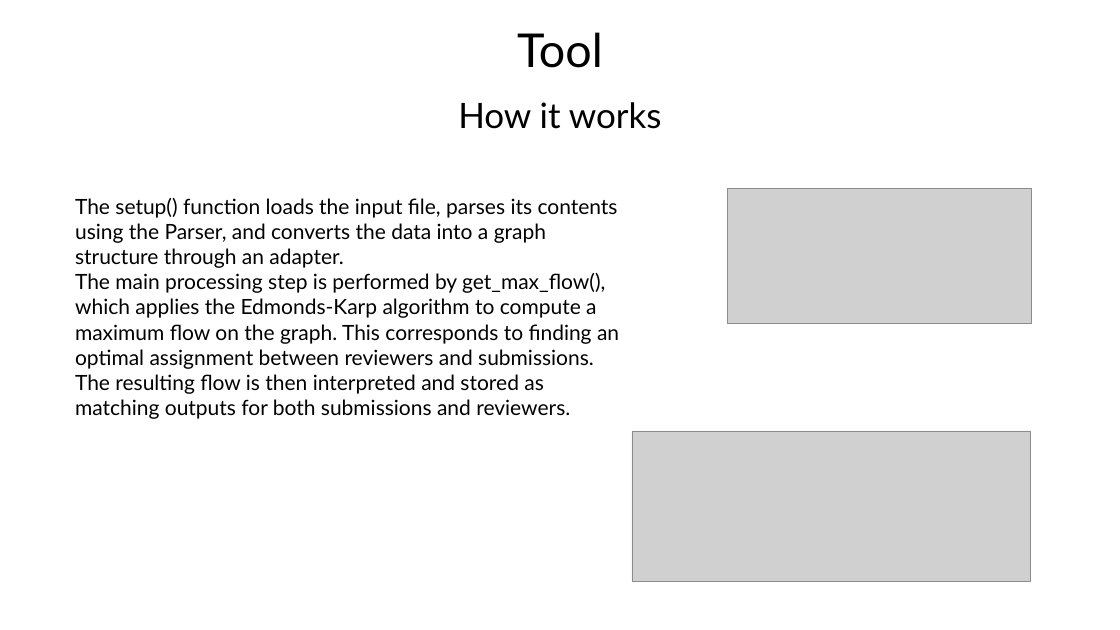
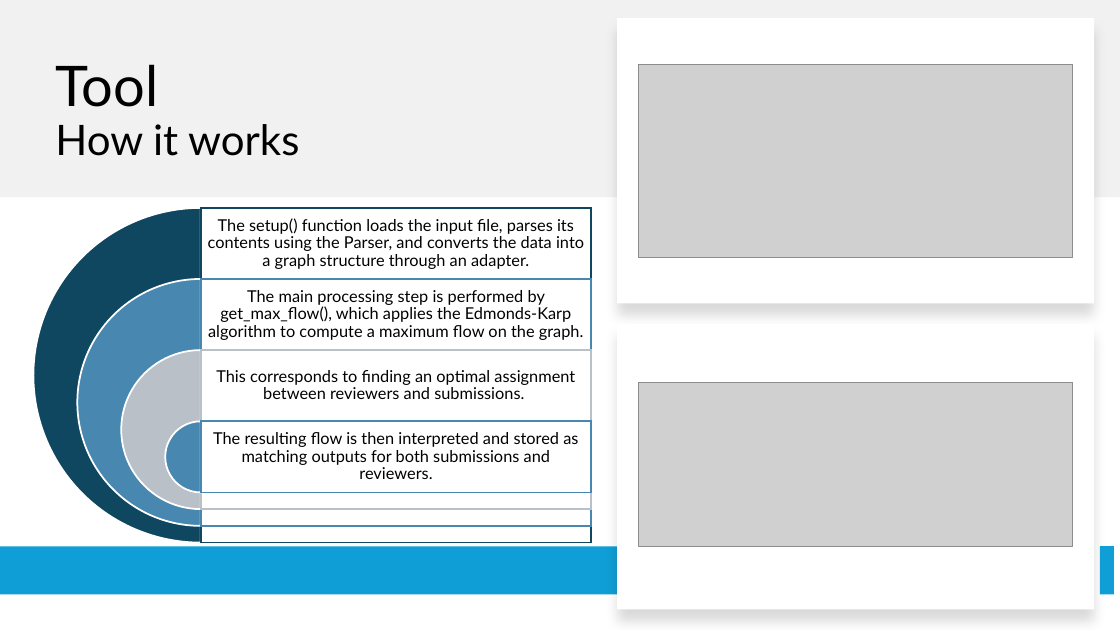
Before and after one commit to Tiago-Su/DA-s-project-1, a slide deck: slide 26 of Presentation.pptx (slide 20 before the commit). Drawn at 1120x630 pixels with LibreOffice and Linux fonts; fonts in the diff are those of the drawing; grey boxes stand for pictures. Boxes give left, top, right and bottom in pixels: in the first picture for what was removed or moved away, otherwise in the second. Text is boxed around its words. In the diff, an @@ line names an element or a change of style, - is before the commit and + after.

```diff
--- a/Presentation.pptx
+++ b/Presentation.pptx
@@ rectangle added at [0, 0, 1120, 197], fill #D9D9D9 at 35% opacity @@
@@ rectangle added at [618, 18, 1095, 304], fill #FFFFFF @@
@@ title at [55, 64, 299, 156]: text changed; size 40 to 36 pt @@
-Tool
+Tool
+How it works
@@ picture: place and size @@
-picture at [728, 189, 1031, 323]
+picture at [639, 65, 1073, 258]
@@ subtitle removed at [458, 102, 662, 129] @@
-How it works
@@ text "The main processing step is ..." at [208, 290, 584, 340]: vertical alignment top to middle @@
@@ text at [208, 290, 584, 340]: text changed; size 18 to 14 pt @@
-The setup() function loads the input file, parses its contents using the Parser, and converts the data into a graph structure through an adapter.
-The main processing step is performed by get_max_flow(), which applies the Edmonds-Karp algorithm to compute a maximum flow on the graph. This corresponds to finding an optimal assignment between reviewers and submissions. The resulting flow is then interpreted and stored as matching outputs for both submissions and reviewers.
+The main processing step is performed by get_max_flow(), which applies the Edmonds-Karp algorithm to compute a maximum flow on the graph.
@@ rectangle added at [618, 324, 1095, 610], fill #FFFFFF @@
@@ picture: place and size @@
-picture at [632, 431, 1031, 581]
+picture at [639, 382, 1073, 546]
@@ group added at [34, 208, 592, 543]: 4 pie slice (boxed as its full ellipse)s, 4 rectangles, 3 texts @@
+The setup() function loads the input file, parses its contents using the Parser, and converts the data into a graph structure through an adapter.
+This corresponds to finding an optimal assignment between reviewers and submissions.
+The resulting flow is then interpreted and stored as matching outputs for both submissions and reviewers.
@@ rectangle added at [0, 546, 1090, 594], fill #0F9ED5 @@
@@ rectangle added at [1100, 547, 1114, 595], fill #0F9ED5 @@
```
Also in this commit, not shown: 26 other slides changed, 7 slides added.
